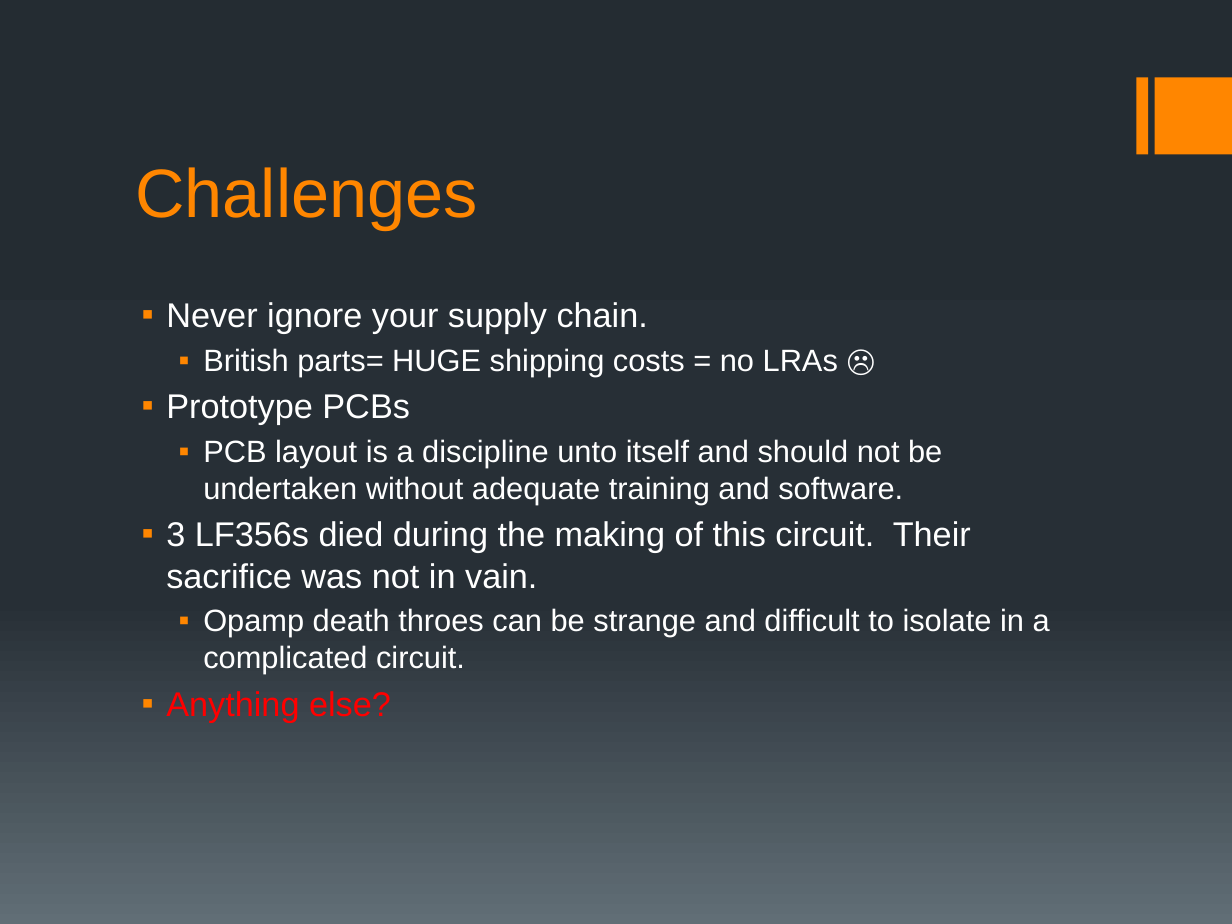
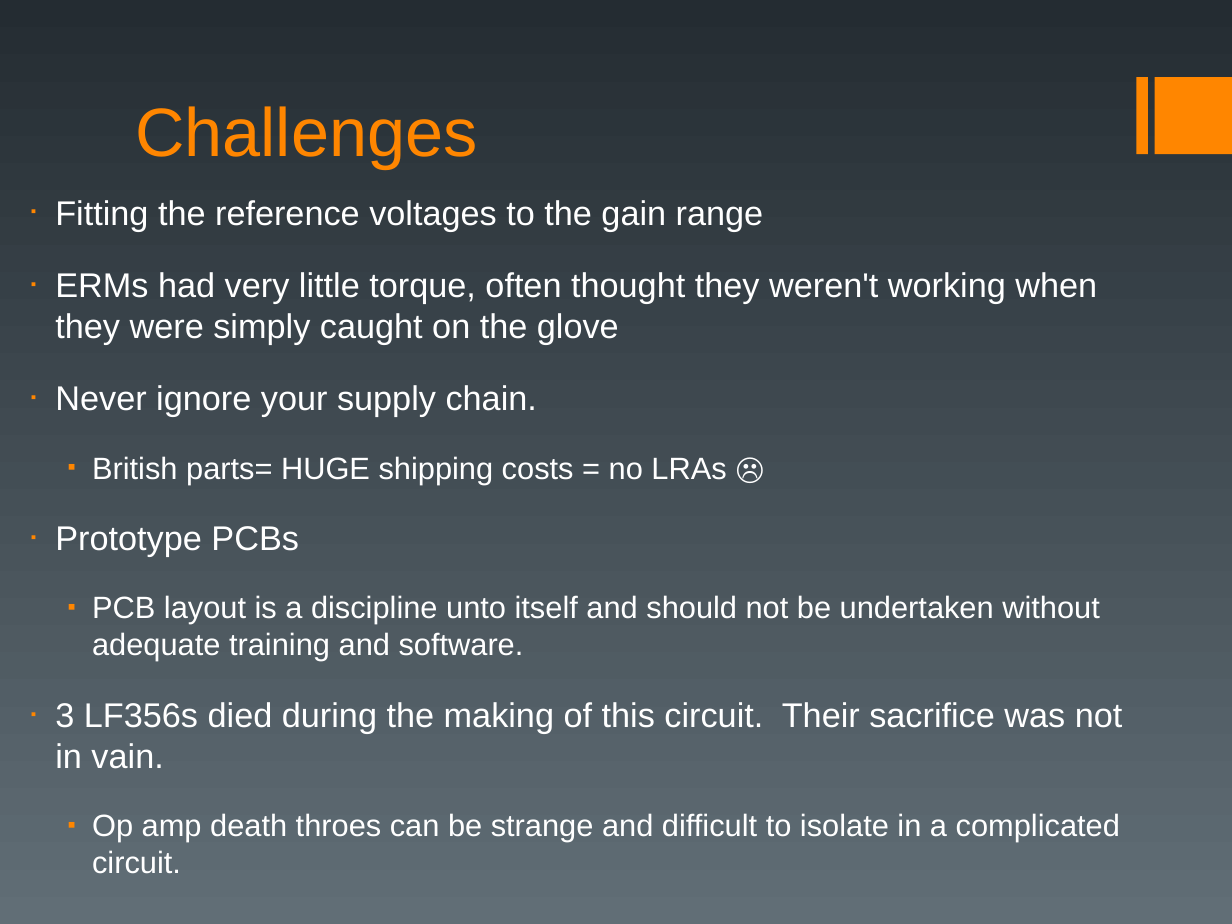
Before and after one commit to czod/HapticGlove, a slide deck: slide 11 of Docs/Final Project.pptx (slide 12 before the commit). Drawn at 1232x924 pixels with LibreOffice and Linux fonts; fonts in the diff are those of the drawing. Boxes give left, top, right and bottom in pixels: in the first picture for what was removed or moved away, otherwise in the second. Text is boxed around its words. In the diff, an @@ line names an element or a change of style, - is before the commit and + after.

```diff
--- a/Docs/Final Project.pptx
+++ b/Docs/Final Project.pptx
@@ background gradient #242C33 to #273037 to #636D76 to gradient #242C32 to #616E76 @@
@@ title "Challenges" at (x1=135, y1=106, x2=477, y2=169): vertical alignment bottom to top @@
@@ text "Fitting the reference voltages to ..." moved from (x1=166, y1=302, x2=1050, y2=722) to (x1=55, y1=200, x2=1123, y2=874) @@
@@ text at (x1=55, y1=200, x2=1097, y2=345): paragraphs added @@
+▪ Fitting the reference voltages to the gain range
+▪ ERMs had very little torque, often thought they weren't working when they were simply caught on the glove
@@ text at (x1=55, y1=385, x2=1123, y2=769): more space between paragraphs @@
@@ text at (x1=92, y1=813, x2=1120, y2=874): text changed @@
-  ▪ Opamp death throes can be strange and difficult to isolate in a complicated circuit.
-▪ Anything else?
+  ▪ Op amp death throes can be strange and difficult to isolate in a complicated circuit.
```
Also in this commit, not shown: 10 other slides changed, 2 slides added, 3 slides removed, 1 other file.
